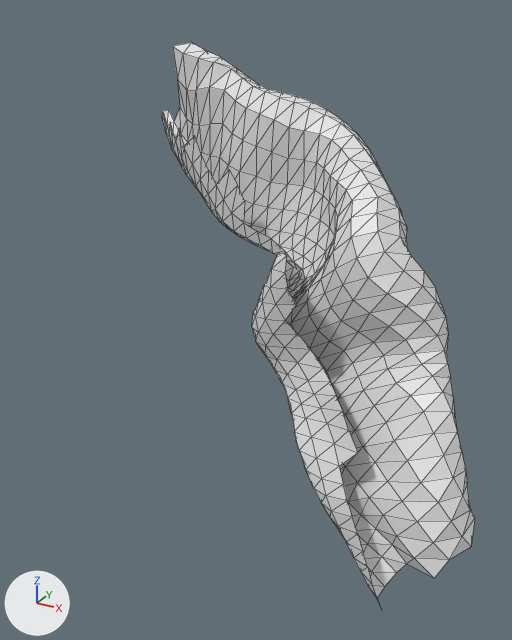
The glTF model data/brain_meshes/somatosensory_cortex.glb: old version first, new version second.
Before and after are seen from a 50 mm lens placed at (1.114, -1.172, 0.875), pointed at (0.546, -0.14, 0.358). The axes (+X, +Y, +Z) are drawn at lower left. The lights are the same throughout. The first picture is the older version. Mesh edges are drawn as thin lines. Where no turn or scale is listed for an object, it has been applied to the vertices.

Before the edit, the objects in view are built like this:
```python
me_geometry_0 = bpy.data.meshes.new('geometry_0')
me_geometry_0.from_pydata(...)  # 794 vertices, 1468 faces; spans x 0.228..0.994, y -0.385..0.204, z 0.045..0.818
ob_geometry_0 = bpy.data.objects.new('geometry_0', me_geometry_0)
ob_geometry_0.location = (0.0, 0.0, 0.0)
```
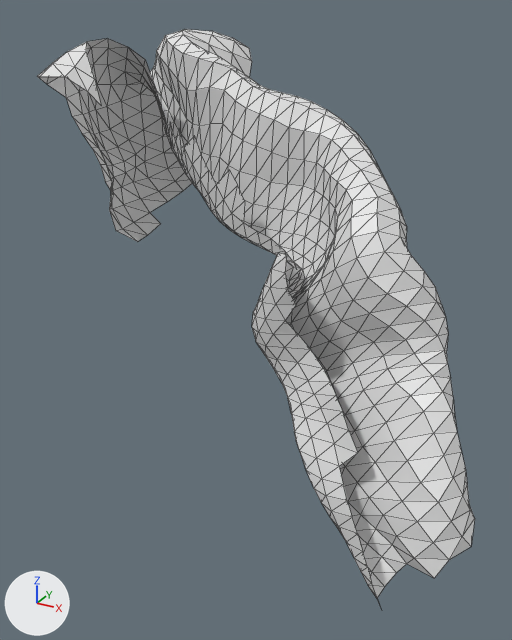
Commit message: fix: parietal lobe southward extent + somatosensory medial extension

Pixel boxes (x1, y1, x2, y2) of what changed, in the pictures (512 x 640 px):
'geometry_0', reshaped (40% wider)
    before: (162, 42, 475, 606)
    after: (37, 29, 475, 606)
part 1 of me_geometry_0, added
    after: (37, 29, 252, 242)

The edits, one by one:
me_geometry_0 is used by ob_geometry_0; location (0.0, 0.0, 0.0).
me_geometry_0 had 794 vertices, 1468 faces and spanned x 0.228..0.994, y -0.385..0.204, z 0.045..0.818.
me_geometry_0 now has 954 vertices, 1755 faces and spans x 0.128..0.994, y -0.385..0.204, z 0.045..0.838.
Part 1, on me_geometry_0:
160 vertices are added at x 0.128..0.389, y -0.271..0.196, z 0.43..0.838.
287 new faces join them.
